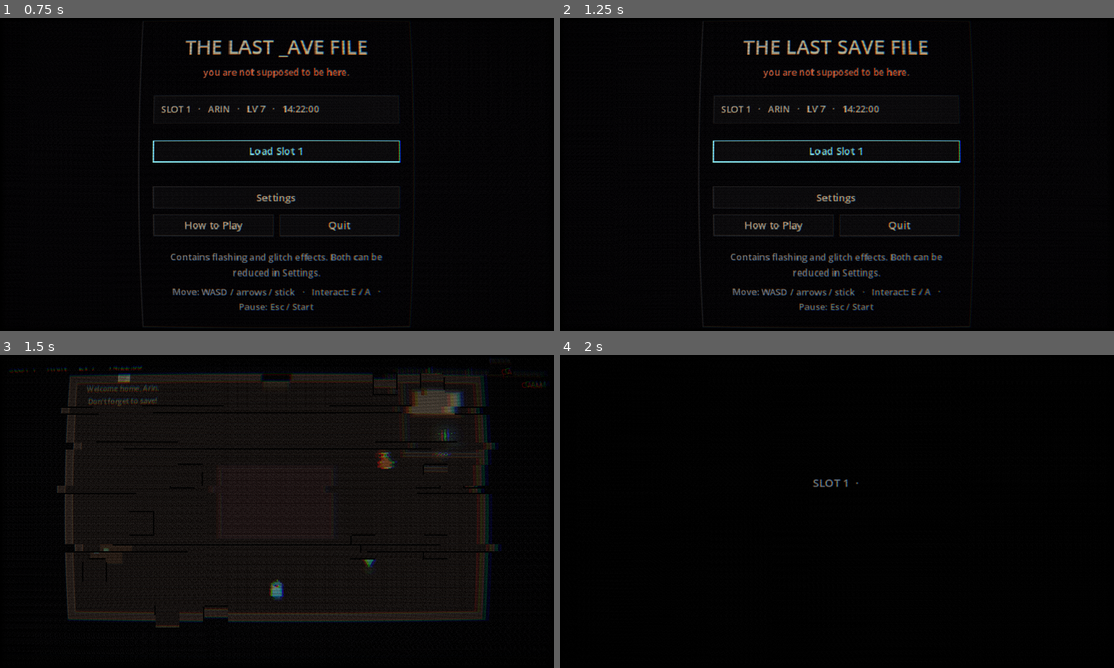
Above: before the commit, frames 1-4 (two rows, left to right).
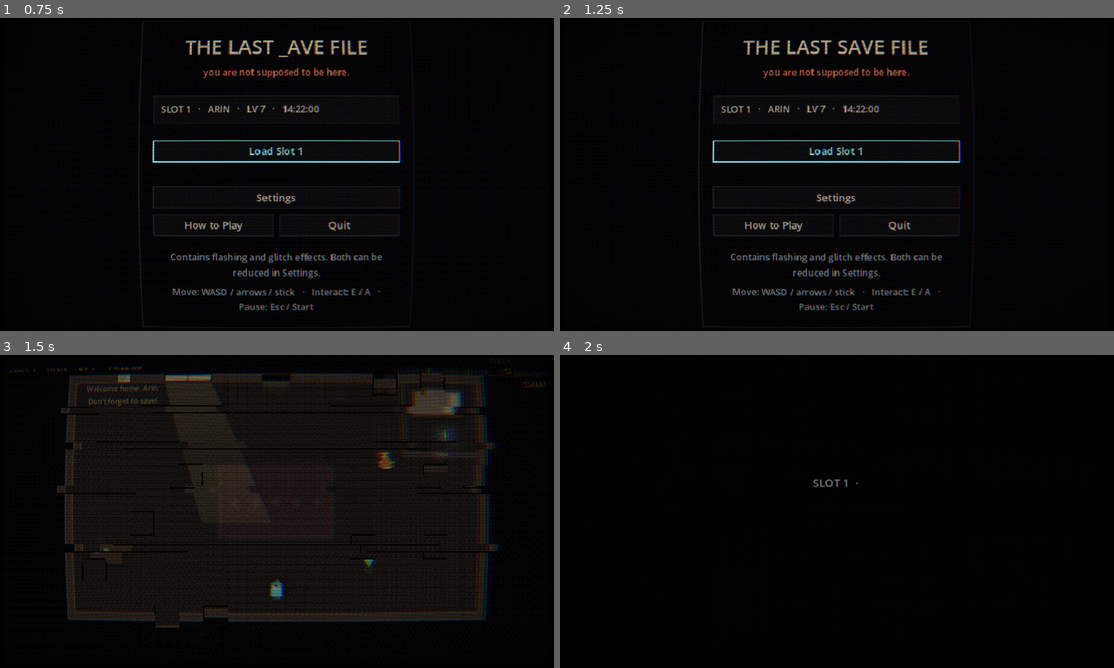
Above: after the commit, the same moments.

Repository: makedonskivasil3-sketch/The-Last-Save-File
Game: Godot game, scene res://scenes/title.tscn
Same seed, same stepped clock (60 frames per second), same inputs: the game is played once before the commit and once after it.
Inputs (mouse positions are in pixels of both pictures, inside the frame that each line leads up to):
- Up to frame 1 (0.75 s): move the mouse to (398, 158) at 0.52 s; hold D (move_right) from 0.53 s (still down); hold E (interact) from 0.53 s (still down); click (398, 158) at 0.67 s
- Up to frame 2 (1.25 s): keep holding D (move_right); keep holding E (interact)
- Up to frame 3 (1.5 s): release D (move_right) at 1.25 s; release E (interact) at 1.25 s; click "Load Slot 1" at 1.25 s
- Up to frame 4 (2 s): no input

Frames 1-2 are identical in both runs. In frame 3, 0.2% of the frame differs, in the area x 29-40%, y 6-46%; in frame 4, nothing differs.

Commit message:
Creative foundation: audit, art direction, narrative bible; the frozen afternoon
Docs: CREATIVE_AUDIT (first session, visuals, narrative, horror,
commercial, scores, top three), ART_DIRECTION (semantic colour and
corruption rules, per-area identity), NARRATIVE_BIBLE (canon with
citations, endings, flags, dependency map, contradictions, open
questions), PLAYTEST_PLAN.

The frozen afternoon (SunBeam): Arin's room gets a window and a warm
afternoon shaft with dust that never moves (the save is always 14:22).
The owner's awareness drains it to a cold sliver; a reload makes it
stutter. Floorboards, rug pattern, contact shadows. Draw-only.

Canon fixes: Arin at the Edge counts against the unseen ending; after
the unseen ending the room note no longer claims the owner knows.

Visual tour (tests/tour_visual.gd, --tour): repeatable screenshots and
frame times of every area and key moment, for before/after comparison.

Co-Authored-By: Claude Opus 5.5 <noreply@anthropic.com>
Claude-Session: https://claude.ai/code/session_01SRRn3kLdYJgU2zsAFTY9Cn

Diff:
--- /dev/null
+++ b/scripts/fx/sun_beam.gd
@@ -0,0 +1,79 @@
+class_name SunBeam
+extends Node2D
+## The frozen afternoon (docs/ART_DIRECTION.md). The places the owner keeps
+## are the version they remember: lit by an afternoon sun through a window,
+## a sun that never moves, because the save is always 14:22.
+##
+## The light is the remembered version's warmth, and the owner's attention
+## drains it: as awareness rises the beam thins and cools, and at HUNT it is
+## barely there. When the owner reloads, it stutters. Dust hangs in it.
+##
+## Draw-only: no collision, no gameplay. Add it before the props that should
+## stand in front of it.
+
+## The window, in the wall (its bottom edge is where the light comes in).
+var window := Rect2()
+## How far the light travels across the floor (the far edge's offset from
+## the window's bottom corners) and how much wider it gets.
+var throw := Vector2(60, 170)
+var spread := 26.0
+var warm := Color(1.0, 0.86, 0.58)
+var cold := Color(0.55, 0.72, 0.95)
+## 0..1: how much the owner is watching (World's awareness / 100).
+var watched := 0.0
+
+const MOTES := 16
+var _t := 0.0
+var _stutter := 0.0
+
+
+func _process(delta: float) -> void:
+	_t += delta
+	var w := get_parent().get("world") as World
+	if w and w.director:
+		# Smoothed, so the light seems to drain rather than switch.
+		watched = move_toward(watched, clampf(w.director.awareness / 100.0, 0.0, 1.0), delta * 0.4)
+		if w.owner_moves and w.owner_moves.rewinding:
+			_stutter = 1.0
+	_stutter = maxf(0.0, _stutter - delta * 1.5)
+	queue_redraw()
+
+
+## 1 in the calm, fading toward ~0.15 at HUNT and beyond.
+func warmth() -> float:
+	var calm := 1.0 - smoothstep(0.15, 0.8, watched)
+	var s := 1.0
+	if _stutter > 0.0:
+		# The reload: the light skips, like a frame that didn't load.
+		s = 0.35 if fmod(_t * 18.0, 1.0) < 0.5 * Settings.flash_scale() + 0.25 else 1.0
+	return maxf(0.15, calm) * s
+
+
+func _draw() -> void:
+	var k := warmth()
+	var col := cold.lerp(warm, k)
+	var top_l := Vector2(window.position.x, window.end.y)
+	var top_r := Vector2(window.end.x, window.end.y)
+	var bot_l := top_l + throw + Vector2(-spread * 0.5, 0)
+	var bot_r := top_r + throw + Vector2(spread * 0.5, 0)
+	# The beam: brightest at the window, gone by the time it reaches the floor's far side.
+	var near := Color(col, 0.2 * k + 0.02)
+	var far := Color(col, 0.0)
+	draw_polygon(PackedVector2Array([top_l, top_r, bot_r, bot_l]), PackedColorArray([near, near, far, far]))
+	# The patch of light where it lands: a soft parallelogram on the floor.
+	var land := PackedVector2Array([
+		top_l.lerp(bot_l, 0.55), top_r.lerp(bot_r, 0.55), top_r.lerp(bot_r, 0.92), top_l.lerp(bot_l, 0.92)])
+	draw_colored_polygon(land, Color(col, 0.12 * k))
+	# Window panes: bright sky, a cross bar.
+	draw_rect(window, Color(col.lightened(0.35), 0.35 + 0.5 * k))
+	draw_rect(window, Color(0.18, 0.13, 0.1), false, 1.0)
+	draw_line(Vector2(window.get_center().x, window.position.y), Vector2(window.get_center().x, window.end.y), Color(0.18, 0.13, 0.1), 1.0)
+	# Dust, hanging in the light. Each mote drifts on its own slow loop.
+	for i in MOTES:
+		var u := fposmod(i * 0.618 + sin(_t * 0.07 + i) * 0.04, 1.0)          # across the beam
+		var v := fposmod(i * 0.371 + _t * (0.008 + 0.004 * (i % 3)), 1.0)    # down the beam
+		var p := top_l.lerp(top_r, u).lerp(bot_l.lerp(bot_r, u), v)
+		p.x += sin(_t * 0.5 + i * 1.7) * 1.5
+		var a := 0.5 * k * (1.0 - v) * (0.6 + 0.4 * sin(_t * 1.3 + i))
+		if a > 0.02:
+			draw_rect(Rect2(p.round(), Vector2.ONE), Color(1.0, 0.95, 0.8, a))
--- a/scripts/story/story.gd
+++ b/scripts/story/story.gd
@@ -571,6 +571,9 @@
 	"cursor": "I CLICKED.\nYOU WERE GONE.",
 	"wren": "WHO IS WREN?\nI DIDN'T MAKE HER.",
 	"message": "I READ IT.\n...THANK YOU?",
+	# The unseen ending: the owner never knew you were there, so the note
+	# doesn't either. Nothing in the save remembers you.
+	"unseen": "Welcome home, Arin.\nDon't forget to save!",
 }
 
 
--- a/scripts/world/areas/arins_room.gd
+++ b/scripts/world/areas/arins_room.gd
@@ -11,6 +11,8 @@
 const BED := Rect2(470, 44, 58, 32)
 const TABLE := Rect2(116, 216, 36, 22)
 const RUG := Rect2(256, 130, 128, 80)
+## The window in the top wall: the afternoon comes in here (SunBeam).
+const WINDOW := Rect2(196, 28, 52, 8)
 ## Gaps in the walls. Each one you use gets patched once the owner catches you.
 const SEAM_SPOTS: Array[Rect2] = [
 	Rect2(88, 170, 12, 22),
@@ -67,8 +69,14 @@
 	entries = {"start": Vector2(320, 270)}
 
 
+var sun: SunBeam
+
+
 func build() -> void:
 	setup_common()
+	sun = SunBeam.new()
+	sun.window = WINDOW
+	add_child(sun)
 	add_boundary([{"side": "top", "from": DOOR_RECT.position.x, "to": DOOR_RECT.end.x}])
 	add_solid(BED)
 	add_solid(TABLE)
@@ -267,12 +275,30 @@
 func _draw() -> void:
 	var r := bounds
 	draw_rect(r, FLOOR)
+	# Floorboards: a seam every 12 px, and the joints between boards staggered.
 	var y := r.position.y + 12.0
+	var row := 0
 	while y < r.end.y:
 		draw_line(Vector2(r.position.x, y), Vector2(r.end.x, y), FLOOR_LINE)
+		var x := r.position.x + float((row * 37) % 70) + 20.0
+		while x < r.end.x:
+			draw_line(Vector2(x, y - 12.0), Vector2(x, y), FLOOR_LINE)
+			x += 70.0 + float((row * 13) % 30)
 		y += 12.0
+		row += 1
+	# Contact shadows: things stand on the floor instead of floating over it.
+	for prop in [BED, TABLE]:
+		draw_rect(Rect2(prop.position + Vector2(2, 3), prop.size), Color(0, 0, 0, 0.28))
 	draw_rect(RUG, RUG_COL)
 	draw_rect(RUG.grow(-4), Color(RUG_COL.lightened(0.08)), false, 1.0)
+	# A worn pattern in the rug: diamonds down the middle, a fringe at the ends.
+	for i in 5:
+		var c := Vector2(RUG.position.x + 20.0 + i * 22.0, RUG.get_center().y)
+		draw_colored_polygon(PackedVector2Array([c + Vector2(0, -6), c + Vector2(6, 0), c + Vector2(0, 6), c + Vector2(-6, 0)]),
+			Color(RUG_COL.lightened(0.12), 0.6))
+	for x in range(int(RUG.position.x) + 2, int(RUG.end.x), 4):
+		draw_line(Vector2(x, RUG.position.y - 2), Vector2(x, RUG.position.y), Color(RUG_COL.lightened(0.1), 0.7))
+		draw_line(Vector2(x, RUG.end.y), Vector2(x, RUG.end.y + 2), Color(RUG_COL.lightened(0.1), 0.7))
 	draw_rect(BED, WOOD)
 	draw_rect(Rect2(BED.position + Vector2(3, 3), BED.size - Vector2(6, 6)), SHEET)
 	draw_rect(Rect2(BED.position + Vector2(BED.size.x - 15, 5), Vector2(10, BED.size.y - 10)), Color("c8b8a0"))
--- a/scripts/world/areas/the_edge.gd
+++ b/scripts/world/areas/the_edge.gd
@@ -238,7 +238,9 @@
 	arin.player = world.player
 	arin.is_hidden = world.is_player_hidden
 	arin.touched_player.connect(func() -> void: world.kill("overwritten", "arin"))
-	arin.sees_player.connect(func(d: float) -> void: world.director.add_awareness(12.0 * d))
+	arin.sees_player.connect(func(d: float) -> void:
+		world.director.add_awareness(12.0 * d)
+		world.flags["seen_by_arin"] = true)  # no "unseen" ending once Arin has seen you, here too
 	arin.lure = world.lure_point
 	add_child(arin)
 	world.director.say(Story.FINAL_FIGHT.arin)
--- a/tests/run_tests.gd
+++ b/tests/run_tests.gd
@@ -9,6 +9,11 @@
 ##   ... -- --test-mode --bots                  the playtest bots instead (tests/bot_*.gd):
 ##                                              slow, not part of the normal run
 ##   ... -- --test-mode --bots --speed=3         bots at 3x game speed
+##
+##   ... -- --test-mode --tour --screenshots=DIR  the visual tour (tests/tour_*.gd):
+##                                              every area and key moment as a
+##                                              screenshot, plus frame times
+##                                              (needs a display: xvfb-run)
 ##
 ## Use tests/run.sh rather than calling this directly: it also fails the run
 ## if Godot printed any SCRIPT ERROR, which the runner itself can't observe.
@@ -43,6 +48,8 @@
 		elif arg == "--bots":
 			prefix = "bot_"
 			_timeout = BOT_TIMEOUT
+		elif arg == "--tour":
+			prefix = "tour_"
 		elif arg.begins_with("--speed="):
 			Engine.time_scale = clampf(float(arg.trim_prefix("--speed=")), 0.25, 8.0)
 
--- /dev/null
+++ b/tests/test_art.gd
@@ -0,0 +1,37 @@
+extends "res://tests/test_case.gd"
+## Art direction systems with rules (docs/ART_DIRECTION.md).
+
+
+func test_the_afternoon_drains_when_the_owner_watches() -> void:
+	var w := await start_session()
+	var sun: SunBeam = w.area.sun
+	check(sun != null, "Arin's room has its afternoon")
+	sun.watched = 0.0
+	var calm := sun.warmth()
+	sun.watched = OwnerDirector.SUSPECT / 100.0
+	var suspect := sun.warmth()
+	sun.watched = OwnerDirector.HUNT / 100.0
+	var hunt := sun.warmth()
+	check(calm > 0.95, "full warmth while the owner is calm (%.2f)" % calm)
+	check(suspect < calm and hunt < suspect, "and it drains as they look (%.2f > %.2f > %.2f)" % [calm, suspect, hunt])
+	check(hunt >= 0.15, "but never quite goes out")
+
+
+func test_the_light_follows_awareness() -> void:
+	var w := await start_session()
+	var sun: SunBeam = w.area.sun
+	w.director.add_awareness(OwnerDirector.CONTAIN)
+	await wait(1.5)
+	check(sun.watched > 0.3, "the beam reads the owner's attention (%.2f)" % sun.watched)
+
+
+func test_the_light_stutters_on_a_reload() -> void:
+	var w := await start_session()
+	var sun: SunBeam = w.area.sun
+	w.player.global_position = Vector2(320, 240)
+	await wait(1.0)
+	w.player.global_position = Vector2(200, 240)
+	await wait(1.0)
+	w.owner_moves.load_last_save(true)
+	await frames(3)
+	check(sun._stutter > 0.5, "the remembered afternoon skips when the owner reloads")
--- a/tests/test_endings.gd
+++ b/tests/test_endings.gd
@@ -150,3 +150,23 @@
 	check(lines.contains("wren waves"), "Wren, safe")
 	check(lines.contains("MIRA WAS HERE"), "Mira's note")
 	check(lines.contains("two names"), "the guest book")
+
+
+func test_after_the_unseen_ending_the_note_knows_nothing() -> void:
+	var m := memory()
+	m.sessions = 2
+	m.wins = 1
+	m.last_exit = "win"
+	m.last_ending = "unseen"
+	var w := await start_session()
+	check(not w.area.note.text.contains("SLOT 2"), "the owner never knew, so the note doesn't either (%s)" % w.area.note.text)
+
+
+func test_arin_at_the_edge_counts_as_being_seen() -> void:
+	var w := await start_session()
+	w.flags["pointer"] = true
+	await go_to(w, "edge", "south")
+	w.area._send_arin()
+	w.area.arin.sees_player.emit(0.1)
+	check(w.flags.get("seen_by_arin", false), "Arin saw you at the Edge")
+	check(not w.is_unseen_run(), "so this run isn't unseen")
--- /dev/null
+++ b/tests/tour_visual.gd
@@ -0,0 +1,155 @@
+extends "res://tests/test_case.gd"
+## The visual tour: every area and key moment as a screenshot, and the frame
+## time in each. Not part of the test suite; for comparing the look (and the
+## cost) before and after a visual change.
+##
+##   xvfb-run -a -s "-screen 0 1280x720x24" $GODOT --path . -s res://tests/run_tests.gd \
+##       -- --test-mode --tour --screenshots=/some/dir
+##
+## Frame times under xvfb use software GL: compare runs with each other on
+## the same machine, never with real hardware. Each shot also appends a line
+## to <dir>/frame_times.txt.
+
+
+func _measure(name: String, frames_n := 90) -> void:
+	await frames(5)
+	var total := 0.0
+	var worst := 0.0
+	for i in frames_n:
+		var t := Time.get_ticks_usec()
+		await tree.process_frame
+		var dt := (Time.get_ticks_usec() - t) / 1000.0
+		total += dt
+		worst = maxf(worst, dt)
+	await shot(name)
+	var w: Node = scene()
+	if w and w.get("fx") != null:
+		var fx: ScreenFx = w.fx
+		print("TOUR %s aw=%.1f base=%.2f glitch=%.2f noise=%.2f smear=%.2f void=%.2f memory=%.2f squeeze=%.2f" % [name,
+			w.director.awareness, fx.base_glitch, fx._glitch, fx._noise, fx.smear, fx.void_amount, fx.memory_amount, fx.squeeze])
+	for arg in OS.get_cmdline_user_args():
+		if arg.begins_with("--screenshots="):
+			var path := arg.trim_prefix("--screenshots=").path_join("frame_times.txt")
+			var f := FileAccess.open(path, FileAccess.READ_WRITE if FileAccess.file_exists(path) else FileAccess.WRITE)
+			f.seek_end()
+			f.store_line("%-28s avg %6.2f ms   worst %6.2f ms" % [name, total / frames_n, worst])
+			f.close()
+
+
+func _calm(w: Node) -> void:
+	w.director.paused = true
+	var arin: Variant = w.area.get("arin")
+	if arin is OwnerAvatar:
+		arin.route = [Vector2(560, 270)] as Array[Vector2]
+
+
+func test_tour_title() -> void:
+	tree.change_scene_to_file("res://scenes/title.tscn")
+	await wait(1.0)
+	await _measure("00_title_first_launch")
+	memory().sessions = 3
+	memory().deaths = 2
+	memory().purge = 2
+	tree.change_scene_to_file("res://scenes/title.tscn")
+	await wait(1.0)
+	await _measure("01_title_after_runs")
+
+
+## A true first launch: the boot, then the first seconds in control.
+func test_tour_opening() -> void:
+	tree.change_scene_to_file(MAIN_SCENE)
+	await wait_until(func() -> bool: return scene() != null and scene().get("hud") != null, 5.0, "main scene")
+	var w := scene()
+	await wait(1.2)
+	await _measure("02_opening_boot", 20)
+	while w._cutscene:
+		if w.hud.is_cinematic():
+			await press("interact")
+		await wait(0.3)
+	await _measure("03a_wake_0s", 5)
+	await wait(1.5)
+	await _measure("03b_wake_2s", 5)
+	await wait(3.0)
+	await _measure("03c_wake_5s", 5)
+	await wait(5.0)
+	await _measure("03d_wake_10s", 5)
+
+
+func test_tour_areas() -> void:
+	var w := await start_session()
+	await _measure("04_room")
+	w.director.add_awareness(OwnerDirector.SUSPECT + 2.0)
+	await wait(1.0)
+	await _measure("05_room_suspect")
+	for stop in [["square", "house"], ["archive", "west"], ["bin", "west"], ["house", "front"], ["oob", "top"], ["edge", "south"]]:
+		await go_to(w, stop[0], stop[1])
+		_calm(w)
+		await wait(0.8)
+		await _measure("1%d_%s" % [["square", "archive", "bin", "house", "oob", "edge"].find(stop[0]), stop[0]])
+
+
+## Threats are frozen with the real PAUSE glitch once they've arrived (its
+## pale "memory" tint is switched back off, and awareness is held), so the
+## shots show the screen at that awareness, not a death.
+func _freeze(w: Node) -> void:
+	w.director.paused = true
+	w.pause_owner(60.0)
+	w.hud.set_banner("")
+	await wait(0.7)
+	w.fx.memory_amount = 0.0
+
+
+func test_tour_threats() -> void:
+	var w := await start_session()
+	await go_to(w, "square", "house")
+	w.player.global_position = Vector2(470, 250)
+	w.director.add_awareness(OwnerDirector.SUSPECT + 2.0)
+	await wait(1.0)
+	await _freeze(w)
+	await _measure("19_square_suspect")
+	w.resume_owner()
+	w.director.owner_paused = 0.0
+	w.director.paused = false
+	w.director.add_awareness(OwnerDirector.HUNT + 1.0 - w.director.awareness)
+	await wait(0.3)
+	await _freeze(w)
+	await _measure("20_square_hunt", 20)
+	await wait(2.5)
+	await _measure("20b_square_hunt_settled")
+
+
+func test_tour_deaths() -> void:
+	var w := await start_session()
+	await go_to(w, "square", "house")
+	_calm(w)
+	w.kill("selected", "cursor")
+	await wait(1.4)
+	await _measure("23_death_card_square", 20)
+	await wait(0.6)
+	await _measure("24_death_card_square_late", 20)
+	w = await wait_for_new_session(w)
+	w.flags["pointer"] = true
+	await go_to(w, "edge", "south")
+	_calm(w)
+	await wait(1.5)
+	w.kill("erased", "eraser")
+	await wait(1.4)
+	await _measure("25_death_card_edge", 20)
+	await wait(0.6)
+	await _measure("26_death_card_edge_late", 20)
+
+
+func test_tour_slot_two() -> void:
+	var w := await start_session()
+	w.flags["pointer"] = true
+	await go_to(w, "edge", "south")
+	w.area.cursor.position = Vector2(60, 270)
+	w.player.global_position = Vector2(580, 66)
+	await wait(2.0)
+	await _measure("30_writing_slot_two")
+	await wait_until(func() -> bool: return w._cutscene or w.hud.is_choosing(), 8.0, "Slot 2")
+	await until_choosing(w)
+	await _measure("31_slot_two_choice")
+	await press("interact")
+	await wait(4.0)
+	await _measure("32_ending")
Not shown, changed: README.md
Not shown, added: docs/ART_DIRECTION.md
Not shown, added: docs/CREATIVE_AUDIT.md
Not shown, added: docs/NARRATIVE_BIBLE.md
Not shown, added: docs/PLAYTEST_PLAN.md
